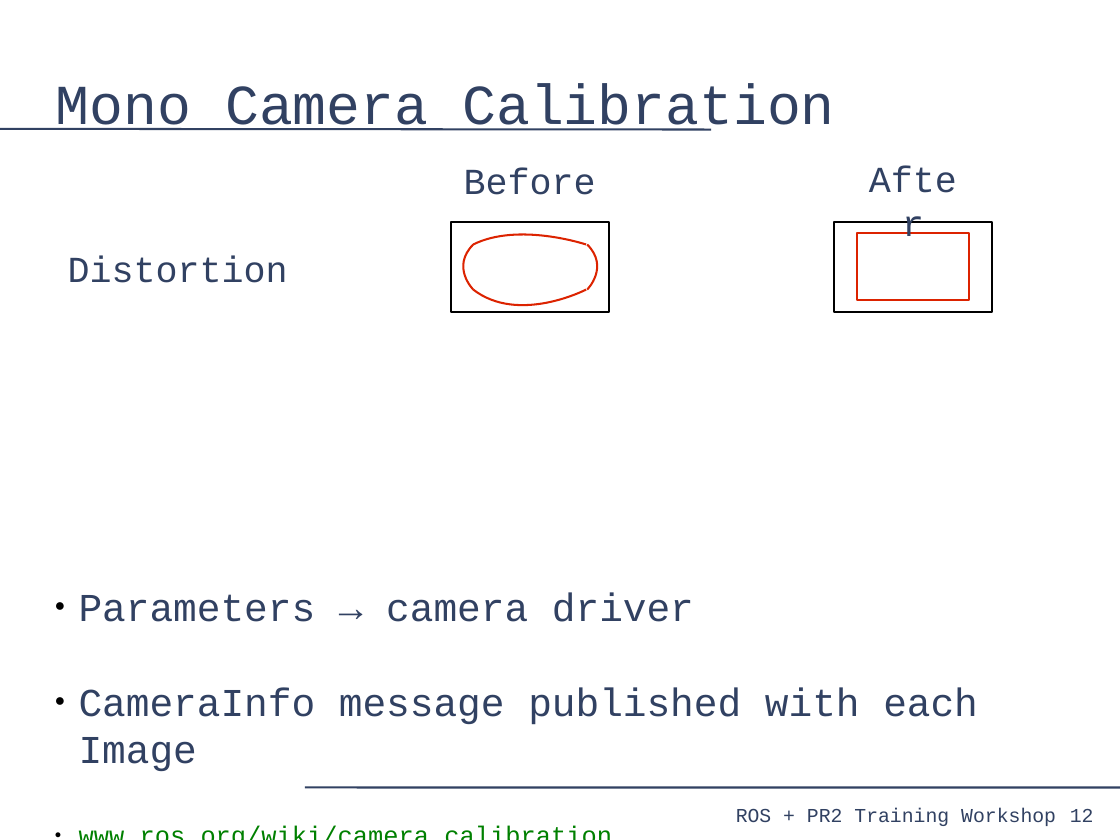
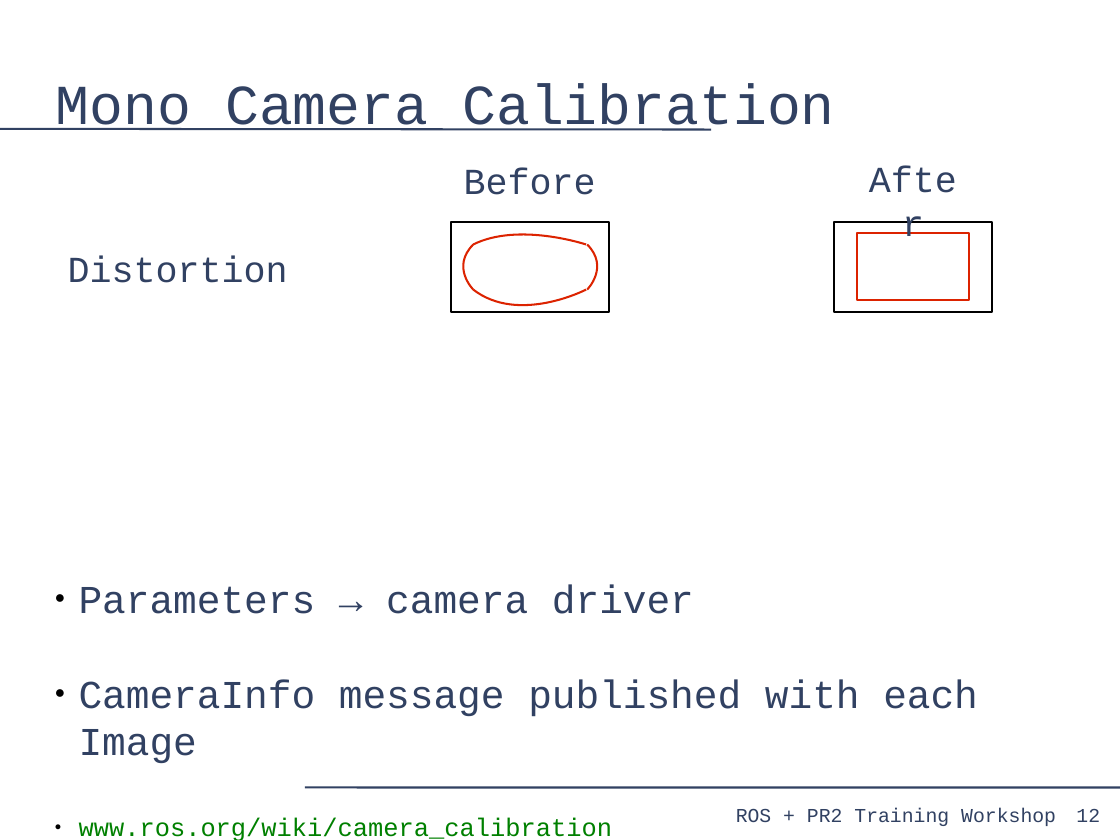
Before and after one commit to PR2/pr2_docs, a slide deck: slide 12 of pr2_training_workshop/processing_camera_data/slides.odp. Drawn at 1120x840 pixels with LibreOffice and Linux fonts; fonts in the diff are those of the drawing. Boxes give left, top, right and bottom in pixels: in the first picture for what was removed or moved away, otherwise in the second. Text is boxed around its words. In the diff, an @@ line names an element or a change of style, - is before the commit and + after.

```diff
--- a/pr2_training_workshop/processing_camera_data/slides.odp
+++ b/pr2_training_workshop/processing_camera_data/slides.odp
@@ text "Parameters → camera driver" rewrapped from (x1=79, y1=592, x2=978, y2=771) to (x1=79, y1=584, x2=978, y2=840) @@
@@ page number moved from (x1=1070, y1=809, x2=1094, y2=822) to (x1=1076, y1=809, x2=1100, y2=822) @@
```
Also in this commit, not shown: 58 other slides changed.
